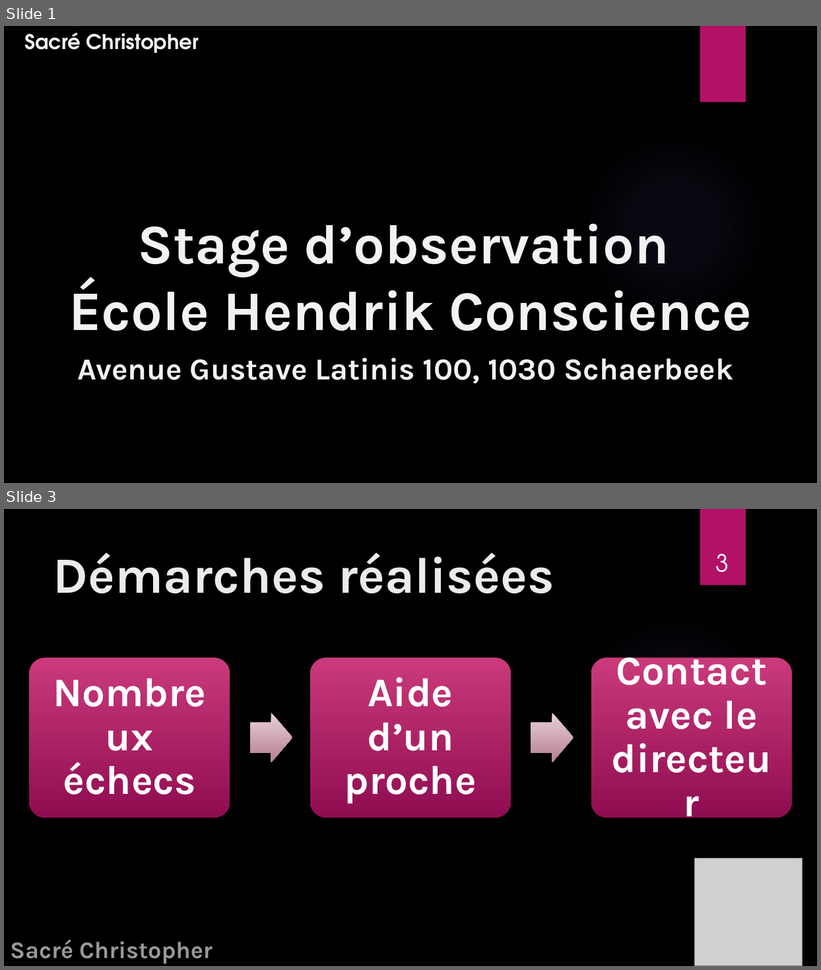
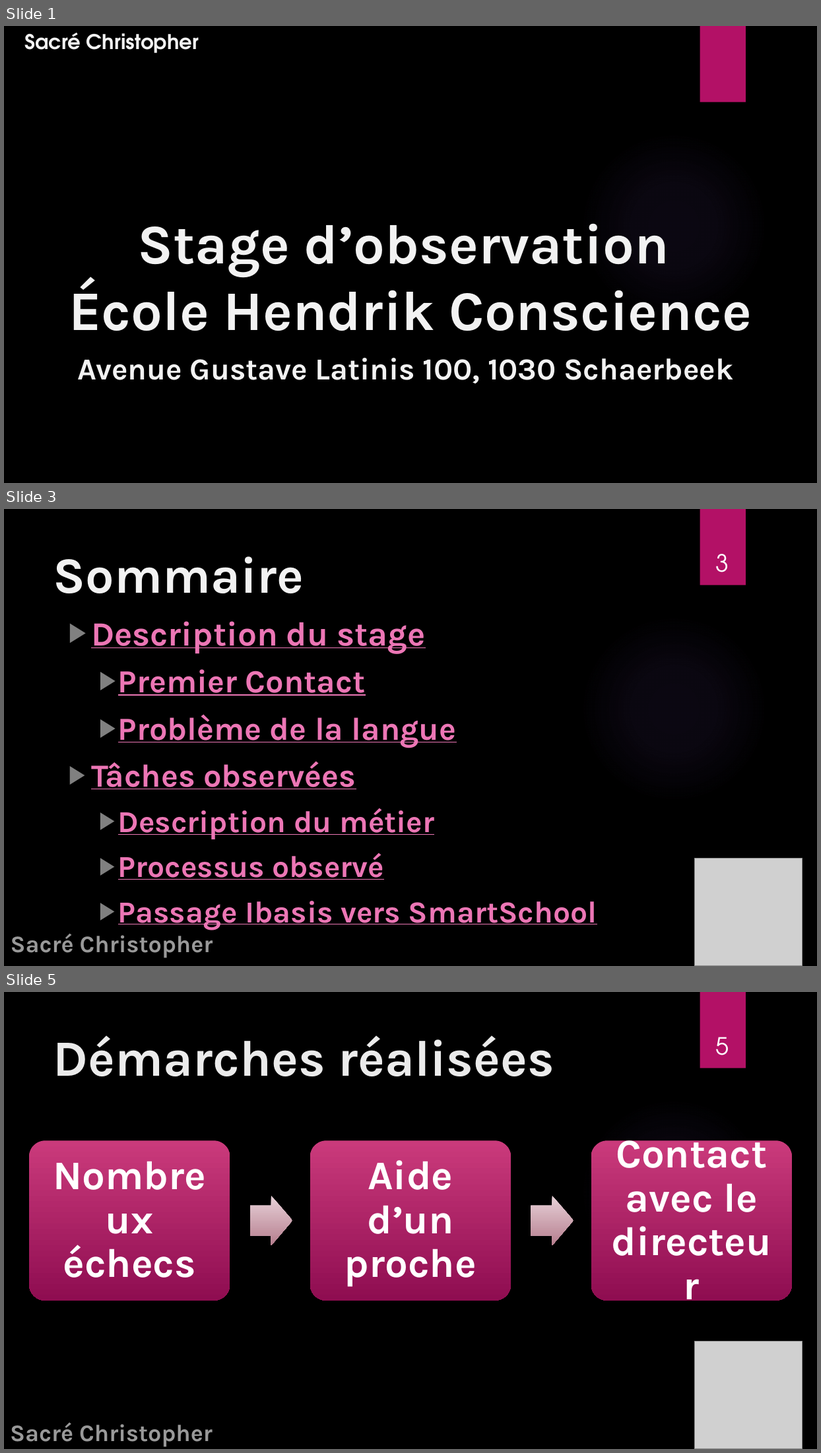
Before and after one commit to TheYoungSensei/Synthese_2BIN, a slide deck: Synthèse Stage d'observation/[Défense Stage][Sacré Christopher].pptx. Shown one above the other, each under a label of ours: slides 1 and 3 before the commit, slides 1, 3 and 5 after it; the slides between them are not shown. The pictures are 821x970 and 821x1453 pixels, drawn with LibreOffice and Linux fonts; fonts in the diff are those of the drawing; grey boxes stand for pictures; background and template pictures are left out. Boxes give left, top, right and bottom in pixels: in the first picture for what was removed or moved away, otherwise in the second. Text is boxed around its words. In the diff, an @@ line names an element or a change of style, - is before the commit and + after.

```diff
--- a/Synthèse Stage d'observation/[Défense Stage][Sacré Christopher].pptx
+++ b/Synthèse Stage d'observation/[Défense Stage][Sacré Christopher].pptx
@@ slide 3 added at bbox=[4, 509, 817, 966], background picture (left out); not listed: 2 template elements that a slide beside it also shows @@
@@ title added at bbox=[54, 557, 304, 593], 60 pt, text #F2F2F2, bold @@
+Sommaire
@@ page number added at bbox=[715, 554, 729, 572], 28 pt, text #FFFFFF @@
+3
@@ text added at bbox=[91, 621, 597, 929], 36 pt, text #EC76B5, bold, underline @@
+▶ Description du stage
+  ▶ Premier Contact
+  ▶ Problème de la langue
+▶ Tâches observées
+  ▶ Description du métier
+  ▶ Processus observé
+  ▶ Passage Ibasis vers SmartSchool
@@ picture added at bbox=[694, 859, 803, 966] @@
@@ text added at bbox=[11, 934, 213, 958], 28 pt, text #FFFFFF at 60% opacity, bold @@
+Sacré Christopher
@@ what was slide 3 is now slide 5 @@
@@ page number at bbox=[715, 1037, 729, 1055]: text changed @@
-3
+5
```
Also in this commit, not shown: 4 slides changed, 2 other slides added, 17 other files.
